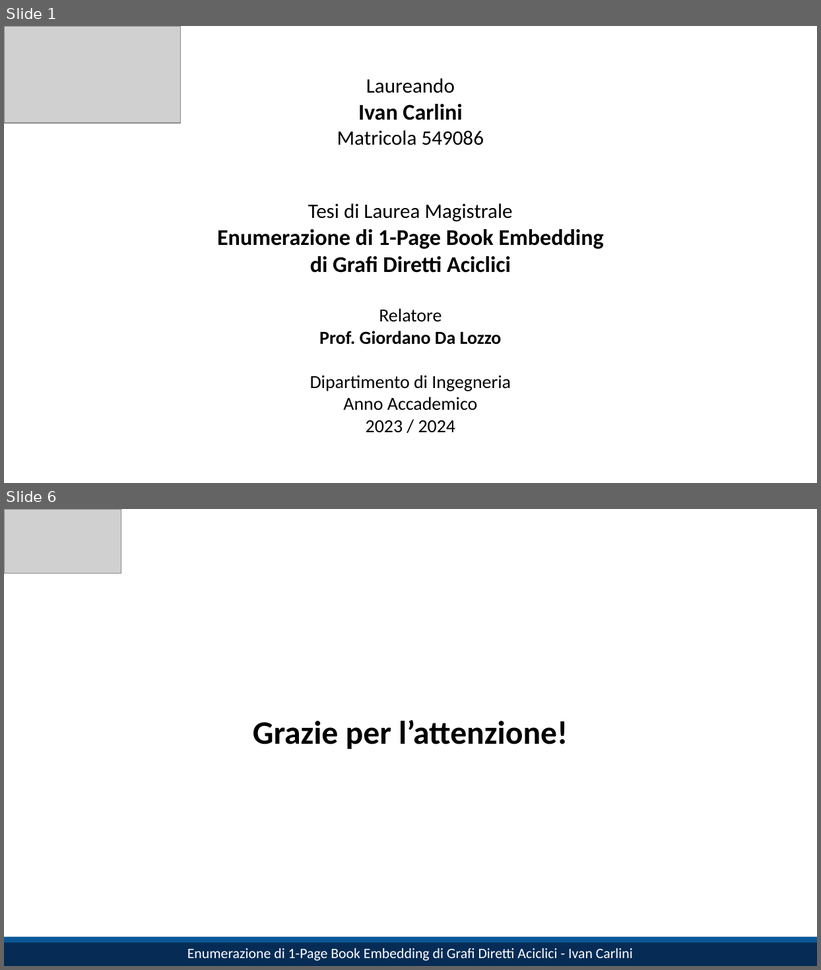
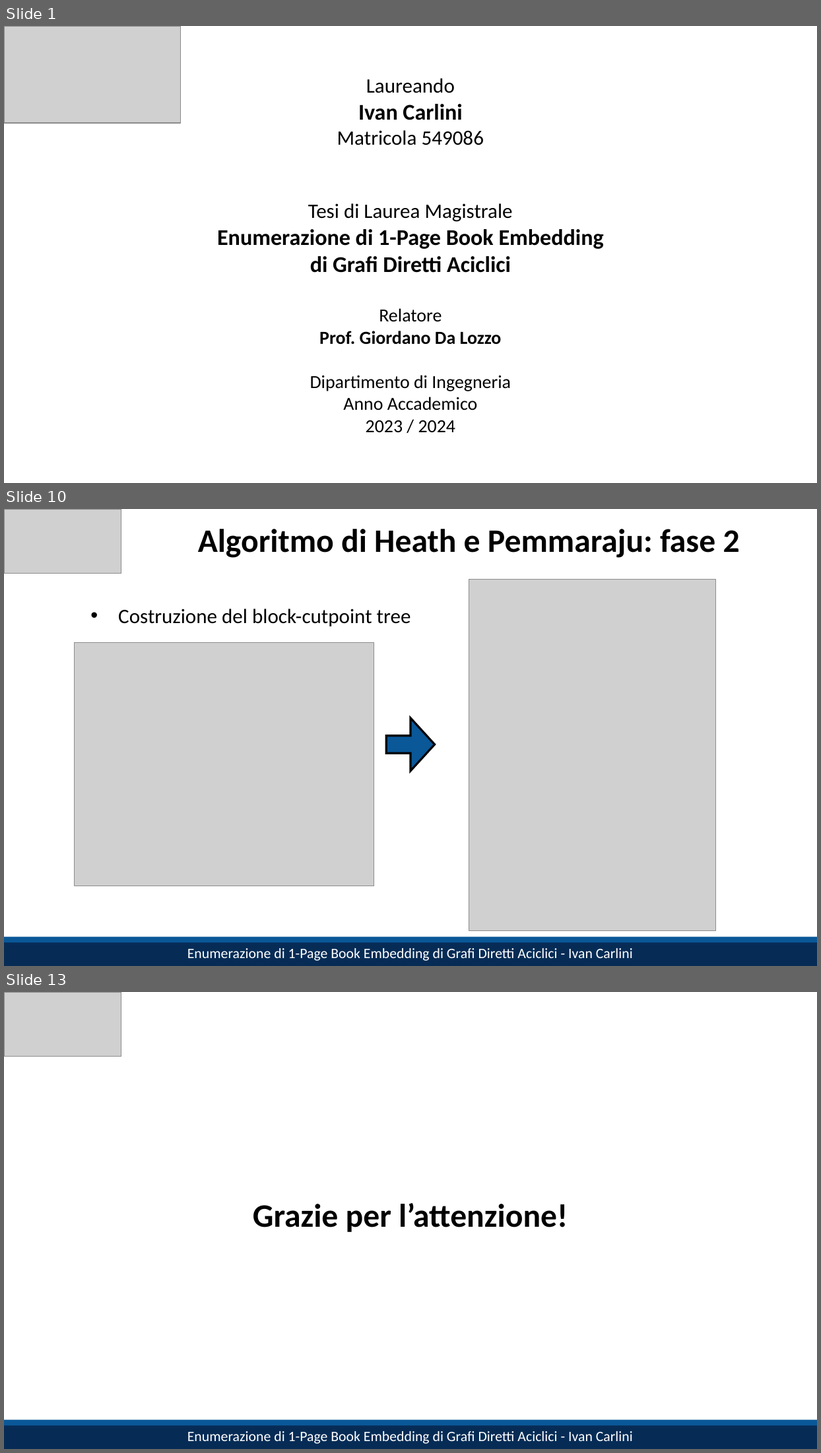
Before and after one commit to IC-99/book-embeddings, a slide deck: slides.pptx. Shown one above the other, each under a label of ours: slides 1 and 6 before the commit, slides 1, 10 and 13 after it; the slides between them are not shown. The pictures are 821x970 and 821x1453 pixels, drawn with LibreOffice and Linux fonts; fonts in the diff are those of the drawing; grey boxes stand for pictures. Boxes give left, top, right and bottom in pixels: in the first picture for what was removed or moved away, otherwise in the second. Text is boxed around its words. In the diff, an @@ line names an element or a change of style, - is before the commit and + after.

```diff
--- a/slides.pptx
+++ b/slides.pptx
@@ slide 10 added at (x1=4, y1=509, x2=817, y2=966), background #FFFFFF @@
@@ picture added at (x1=4, y1=509, x2=121, y2=574) @@
@@ title added at (x1=198, y1=529, x2=740, y2=558), 32 pt, text #000000, bold @@
+Algoritmo di Heath e Pemmaraju: fase 2
@@ picture added at (x1=469, y1=580, x2=717, y2=932) @@
@@ text added at (x1=118, y1=609, x2=411, y2=626), 20 pt, text #000000 @@
+  • Costruzione del block-cutpoint tree
@@ picture added at (x1=74, y1=642, x2=374, y2=886) @@
@@ right arrow added at (x1=386, y1=719, x2=435, y2=772), fill #0A5898, outline #000000 2 pt @@
@@ rectangle added at (x1=4, y1=940, x2=817, y2=966), fill #062C56, 14 pt, text #FFFFFF @@
+Enumerazione di 1-Page Book Embedding di Grafi Diretti Aciclici - Ivan Carlini
@@ rectangle added at (x1=4, y1=937, x2=817, y2=943), fill #0A5898 @@
@@ what was slide 6 is now slide 13 @@
```
Also in this commit, not shown: 4 slides changed, 6 other slides added, 3 other files.
